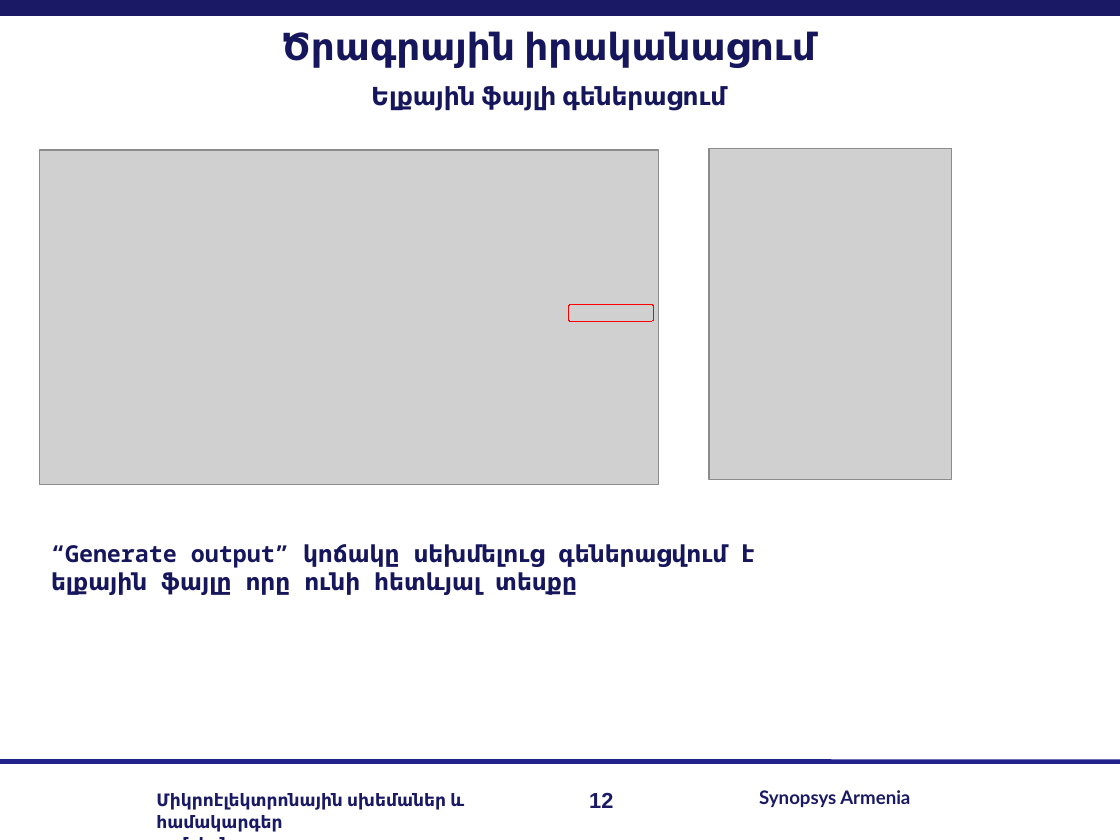
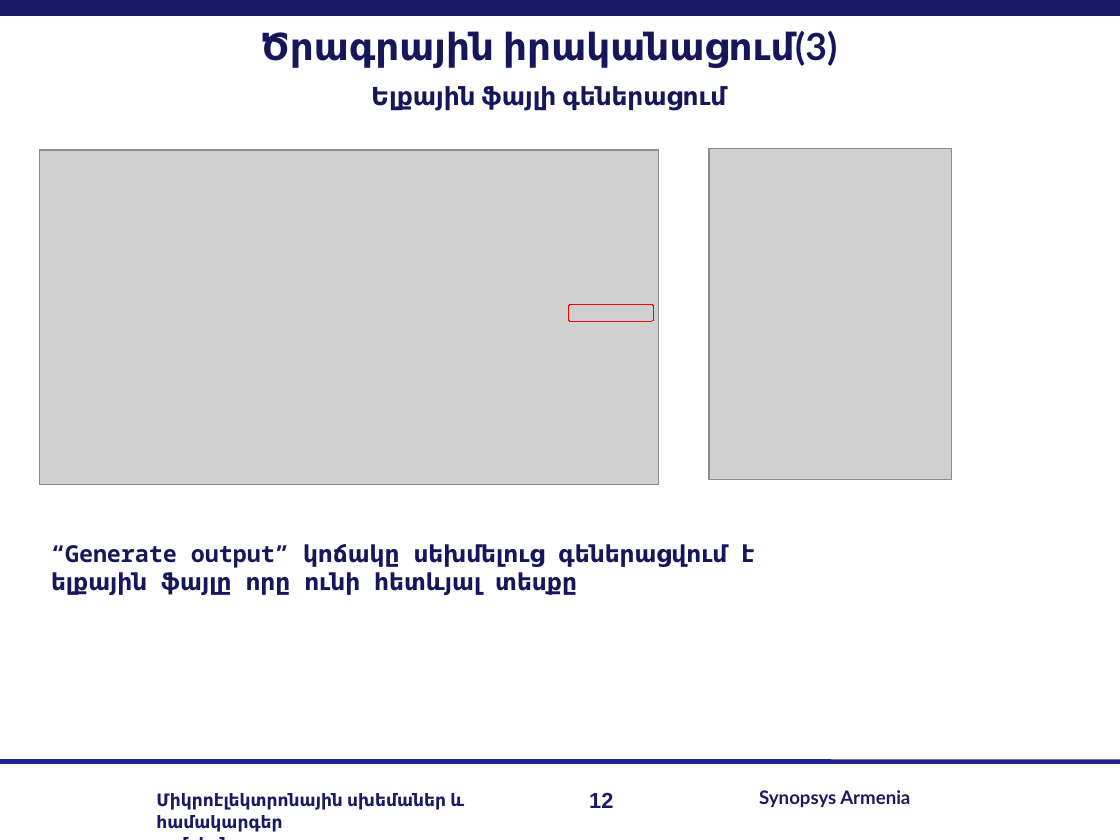
Before and after one commit to lomikist/diploma, a slide deck: slide 12 of reserches/հիմնական/Arman Sargsyan.odp. Drawn at 1120x840 pixels with LibreOffice and Linux fonts; fonts in the diff are those of the drawing; grey boxes stand for pictures; background and template pictures are left out. Boxes give left, top, right and bottom in pixels: in the first picture for what was removed or moved away, otherwise in the second. Text is boxed around its words. In the diff, an @@ line names an element or a change of style, - is before the commit and + after.

```diff
--- a/reserches/հիմնական/Arman Sargsyan.odp
+++ b/reserches/հիմնական/Arman Sargsyan.odp
@@ text at (x1=260, y1=31, x2=837, y2=68): text changed; font Roboto to Lato @@
-Ծրագրային իրականացում
+Ծրագրային իրականացում(3)
```
Also in this commit, not shown: 4 other slides changed, 5 other files.
